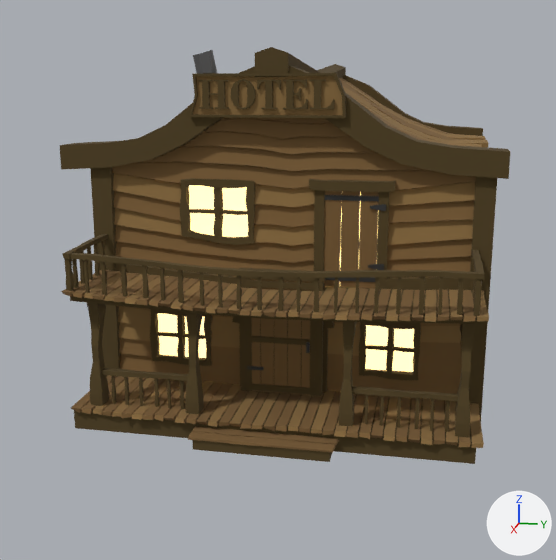
The glTF model public/models/buildings/hotel/hotel_001.glb as it was, and as the next commit left it.
Camera for both pictures: a 50 mm lens placed at (22.61, 2.98, 6.55), pointed at (5.52, -0.44, 2.28). The lights are fixed; the arrows at lower right show +X, +Y and +Z. The picture after the commit comes second. Where no turn or scale is listed for an object, it has been applied to the vertices.

In view in the first picture: 'Cube.003', 'DoorFrame', 'DoorPanel'.
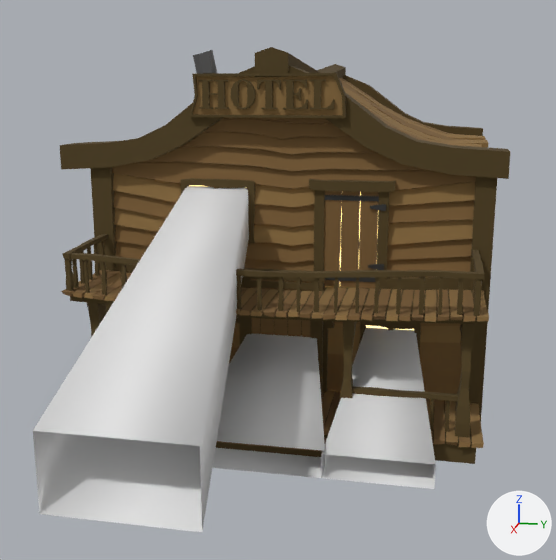
The change, as JSON lines over the scene's bpy script:
```json
{"op": "add", "block": "me_windowlightshafts", "code": ["me_windowlightshafts = bpy.data.meshes.new('WindowLightShafts')", "me_windowlightshafts.from_pydata(...)  # 64 vertices, 96 faces; spans x 7.05..12.83, y -3.38..3.26, z -0.23..4.61"]}
{"op": "add", "block": "ob_windowlightshafts", "code": ["ob_windowlightshafts = bpy.data.objects.new('WindowLightShafts', me_windowlightshafts)", "ob_windowlightshafts.location = (0.0, 0.0, 0.0)"]}
```

Location of each change, [x1, y1, x2, y2] in pixels of the pictures (556 x 560 px):
```json
{"object": "WindowLightShafts", "change": "added", "after": [33, 186, 436, 532]}
{"object": "DoorPanel", "change": "unchanged, covered by the edit", "before": [246, 279, 315, 396], "after": [246, 279, 315, 338]}
```
